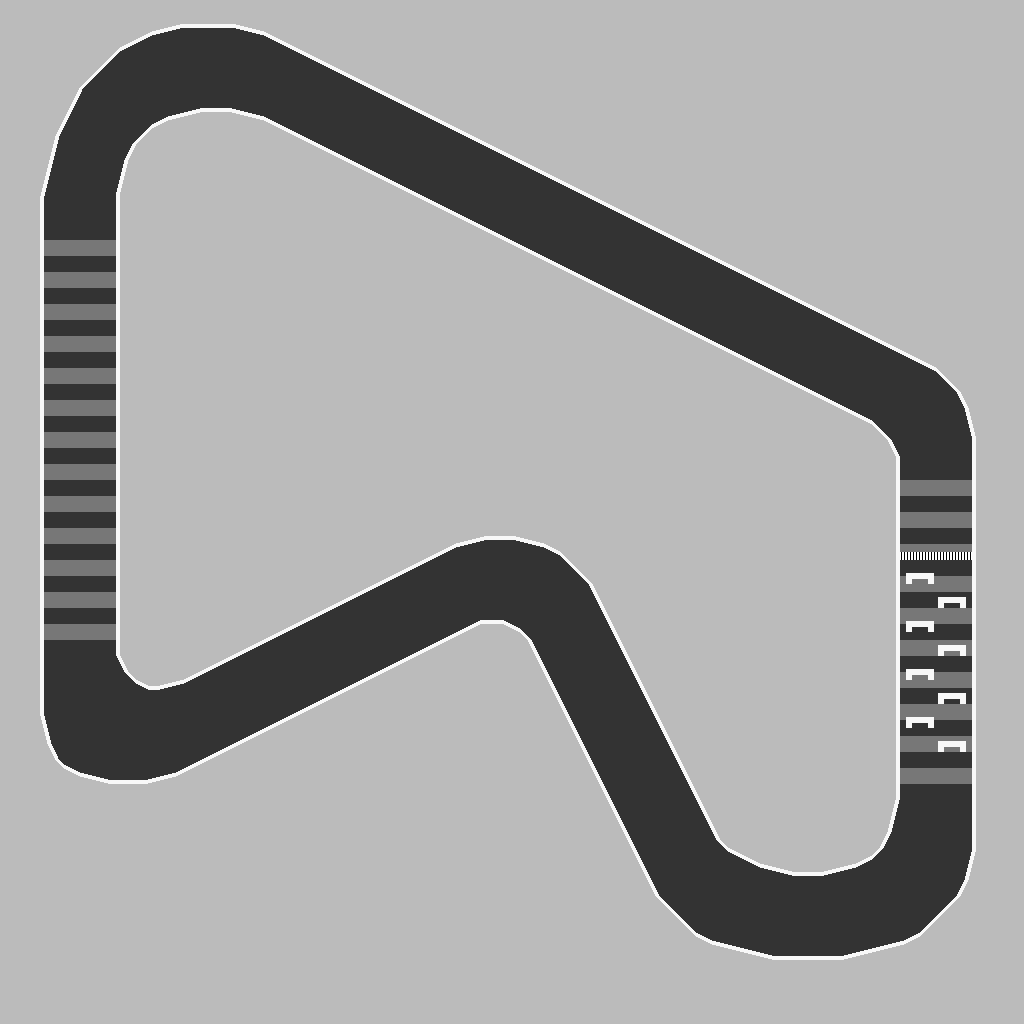
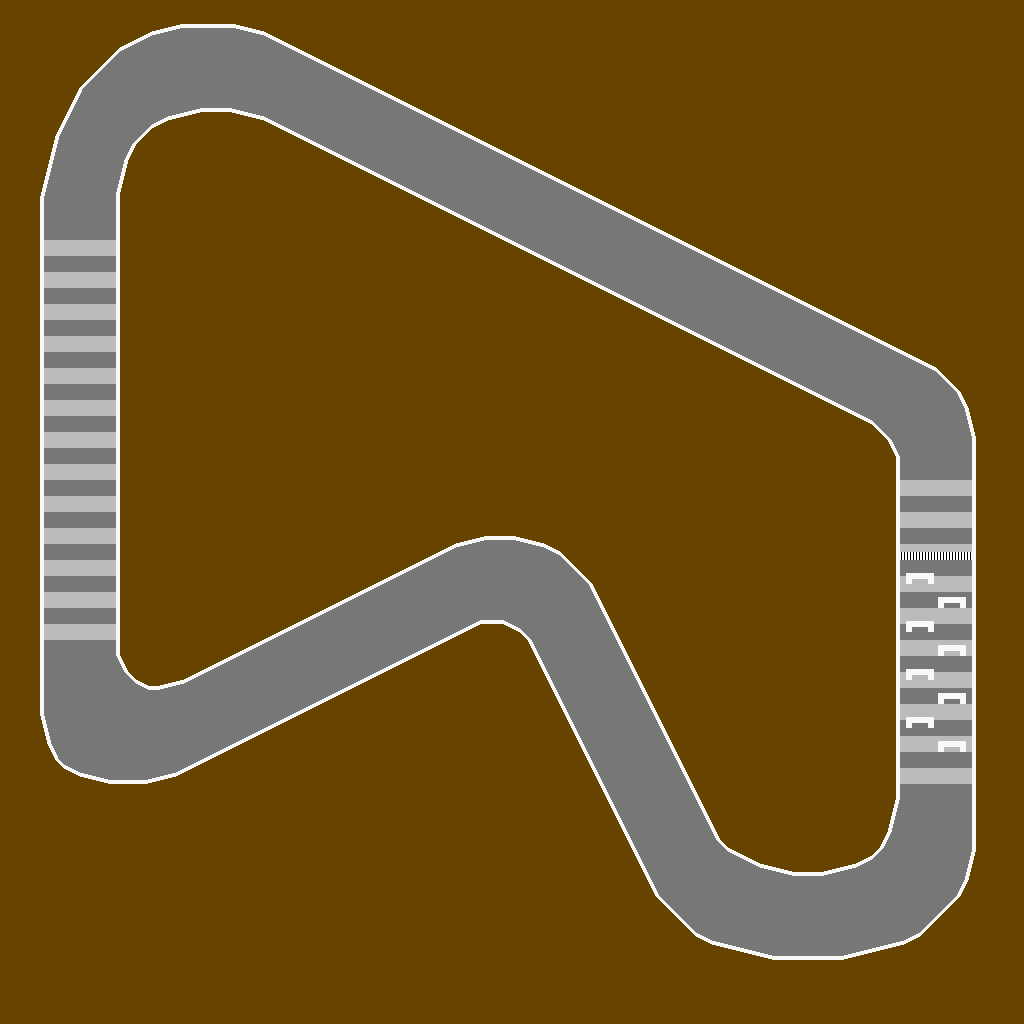
Before/after of a 1024×1024 layered artwork. What changed in the layer stack:
painted on "New Track" over [41, 25, 975, 959]
painted on "New Ground" over [0, 0, 1024, 1024]
